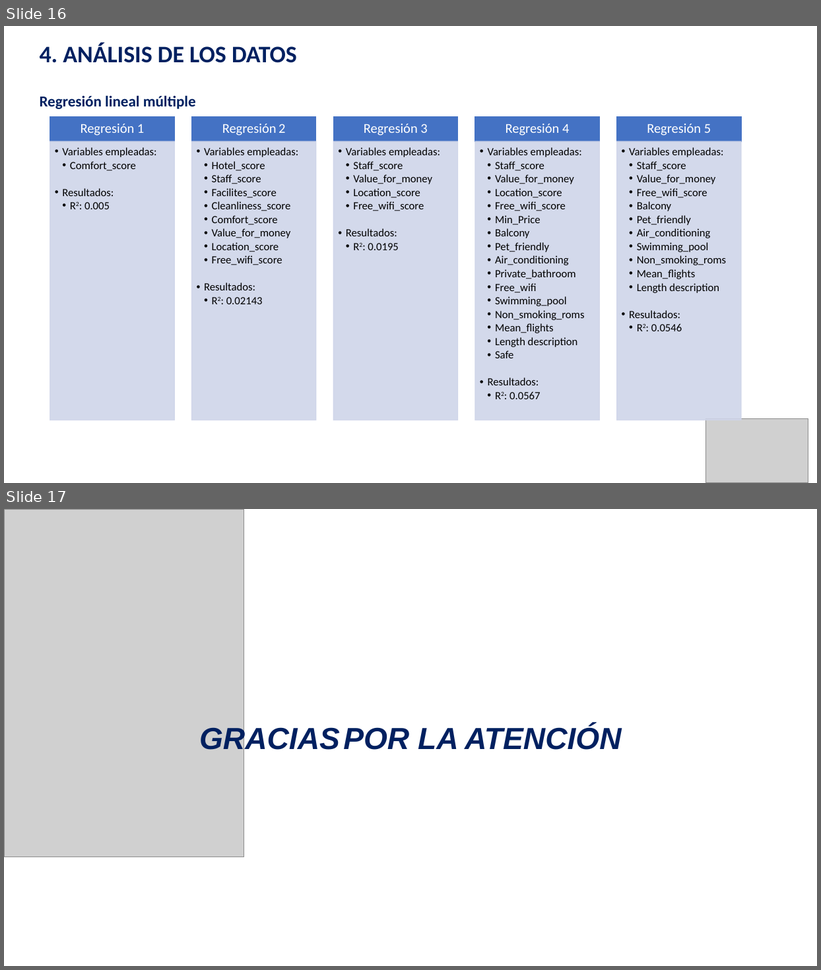
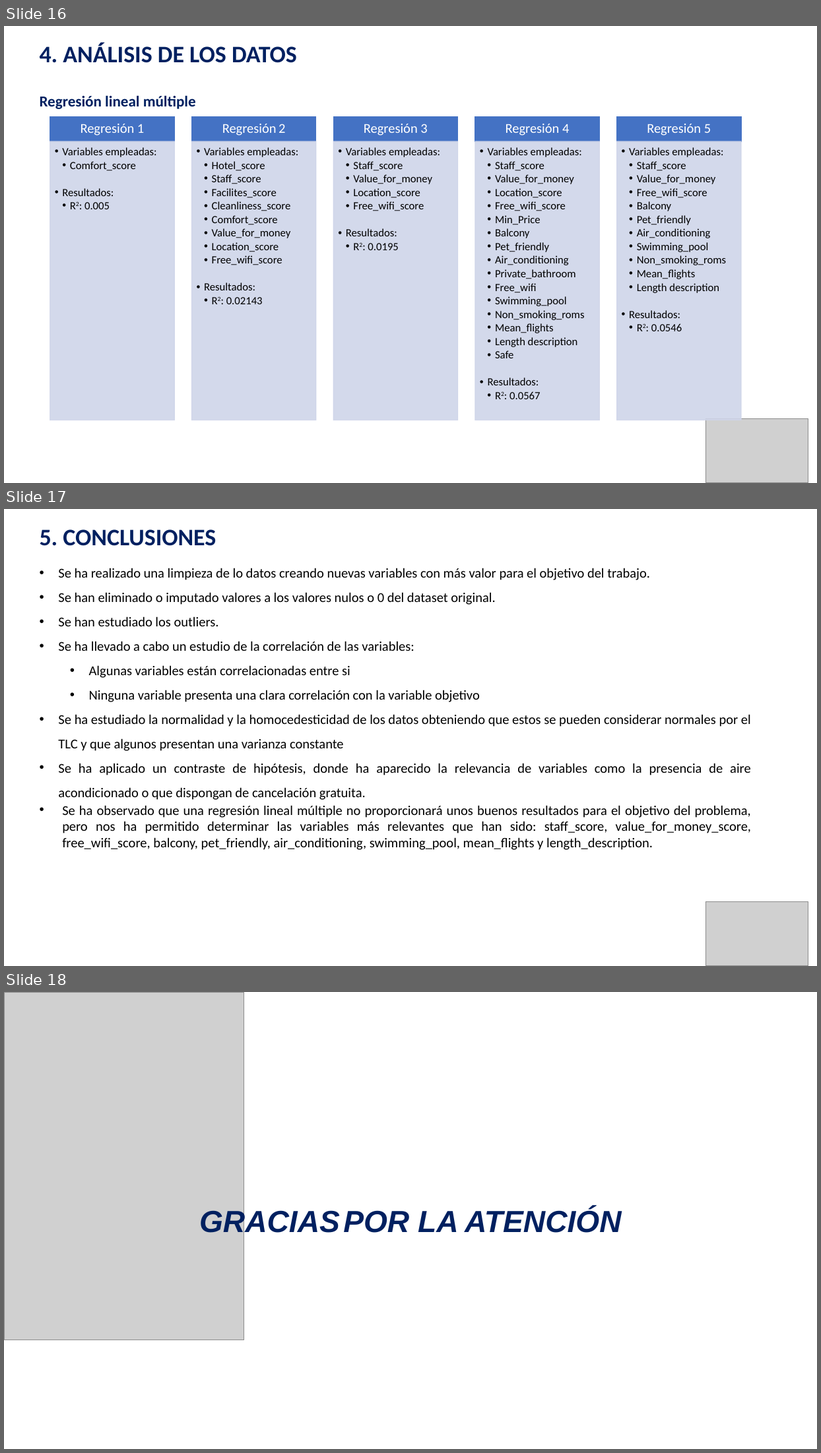
Before and after one commit to guiruha/DataCleaningUOC, a slide deck: Memoria_pres.pptx. Shown one above the other, each under a label of ours: slides 16 and 17 before the commit, slides 16, 17 and 18 after it. The pictures are 821x970 and 821x1453 pixels, drawn with LibreOffice and Linux fonts; fonts in the diff are those of the drawing; grey boxes stand for pictures. Boxes give left, top, right and bottom in pixels: in the first picture for what was removed or moved away, otherwise in the second. Text is boxed around its words. In the diff, an @@ line names an element or a change of style, - is before the commit and + after.

Commit message:
update ppt

```diff
--- a/Memoria_pres.pptx
+++ b/Memoria_pres.pptx
@@ slide 17 added at box(4, 509, 817, 966), background #FFFFFF @@
@@ text added at box(40, 529, 216, 546), 28 pt, text #002060, bold @@
+5. CONCLUSIONES
@@ text added at box(58, 568, 751, 850), 16 pt, text #000000 @@
+• Se ha realizado una limpieza de lo datos creando nuevas variables con más valor para el objetivo del trabajo.
+• Se han eliminado o imputado valores a los valores nulos o 0 del dataset original.
+• Se han estudiado los outliers.
+• Se ha llevado a cabo un estudio de la correlación de las variables:
+  • Algunas variables están correlacionadas entre si
+  • Ninguna variable presenta una clara correlación con la variable objetivo
+• Se ha estudiado la normalidad y la homocedesticidad de los datos obteniendo que estos se pueden considerar normales por el TLC y que algunos presentan una varianza constante
+• Se ha aplicado un contraste de hipótesis, donde ha aparecido la relevancia de variables como la presencia de aire acondicionado o que dispongan de cancelación gratuita.
+• Se ha observado que una regresión lineal múltiple no proporcionará unos buenos resultados para el objetivo del problema, pero nos ha permitido determinar las variables más relevantes que han sido: staff_score, value_for_money_score, free_wifi_score, balcony, pet_friendly, air_conditioning, swimming_pool, mean_flights y length_description.
@@ picture added at box(706, 902, 809, 966) @@
@@ what was slide 17 is now slide 18 @@
```
